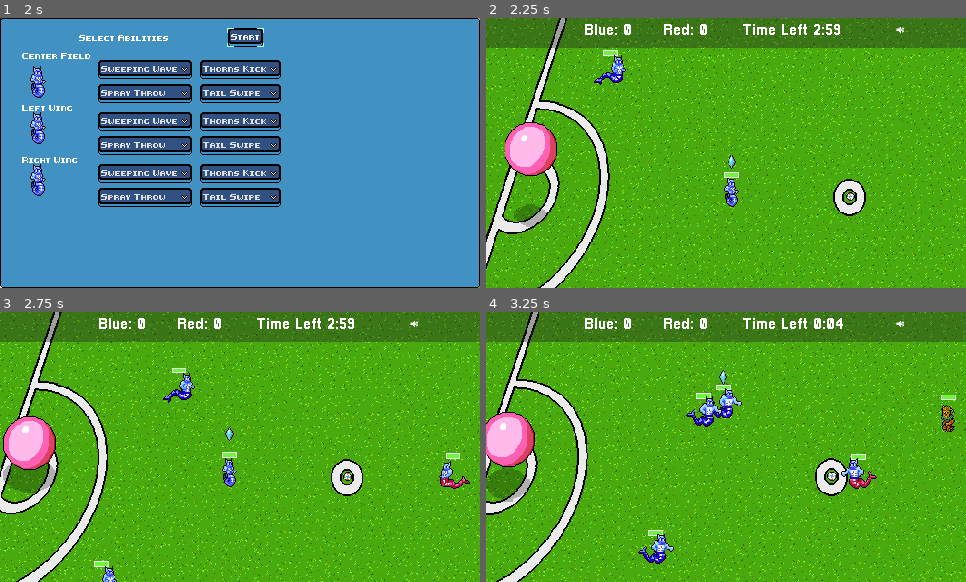
Above: before the commit, frames 1-4 (two rows, left to right).
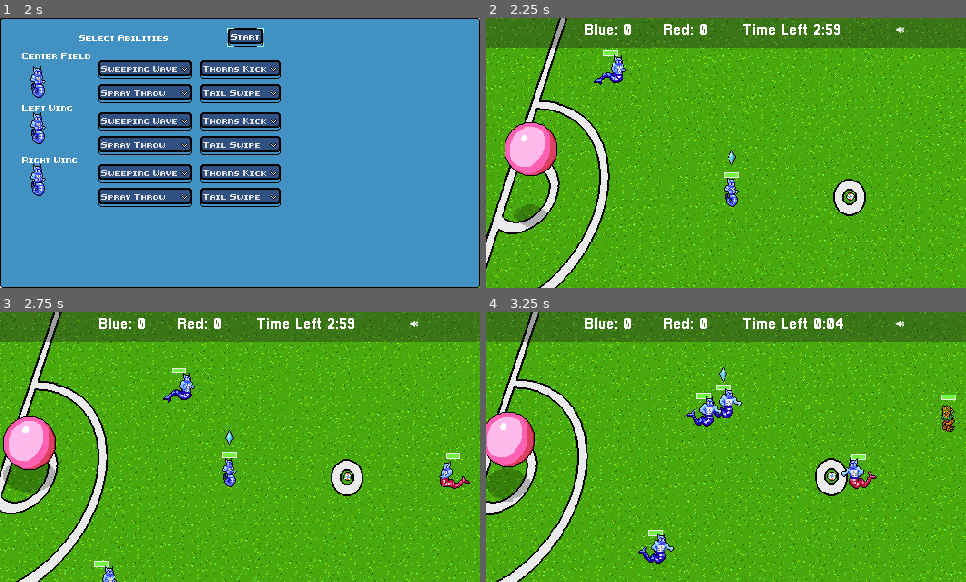
Above: after the commit, the same moments.

Repository: gamkedo-la/Elementaball
Game: Godot game, scene res://UI/StartMenu.tscn
The game is run twice, just before and just after one commit, with the same random seed, the same clock (stepped at 60 frames per second) and the same inputs.
Inputs (mouse positions are in pixels of both pictures, inside the frame that each line leads up to):
- Up to frame 1 (2 s): click "New Game" at 0.5 s; click "Next" at 1.25 s
- Up to frame 2 (2.25 s): click "Start" at 2 s
- Up to frame 3 (2.75 s): no input
- Up to frame 4 (3.25 s): move the mouse to (802, 328) at 2.77 s; hold Up (ui_up) from 2.78 s (still down); hold T (time_hack) from 2.78 s (still down)

Frame 1 is identical in both runs. In frame 2, less than 0.1% of the frame differs, in the area x 50-53%, y 48-56%; in frame 3, less than 0.1%; in frame 4, less than 0.1%.

Commit message:
Various console spam fixes

Diff:
--- a/Camera2D.gd
+++ b/Camera2D.gd
@@ -23,7 +23,9 @@
 	add_target(ball)
 # warning-ignore:return_value_discarded
 	SceneController.connect("controlling", self, "set_targets")
+# warning-ignore:return_value_discarded
 	SceneController.connect("inPossession", self, "set_targets")
+# warning-ignore:return_value_discarded
 	SceneController.connect("knockout", self, "remove_target")
 	set_targets(get_node("../Player"))
 
@@ -34,8 +36,10 @@
 
 	var pos = Vector2.ZERO
 	for target in targets:
+		if target == null:
+			remove_target(target, "nullTeam")
 		if target:
-			pos += target.get_position()
+			pos += target.position
 	pos /= targets.size()
 	position = lerp(position, pos, move_speed)
 
@@ -52,7 +56,6 @@
 	zoom = lerp(zoom, Vector2.ONE * zoomTarget, zoom_speed)
 
 func set_targets(player):
-	set_process(false)
 	if player:
 		if player.inPossession:
 			targets = [player, player.myGoal]
@@ -60,19 +63,17 @@
 			targets = [player, ball]
 	var playerTeam = get_tree().get_nodes_in_group("player_team")
 	for player in playerTeam:
-		if player.controlling:
+		if player != null and player.controlling:
 			if !player in targets:
 				add_target(player)
 		elif !player.inPossession:
 			remove_target(player, playerTeam)
-	set_process(true)
 
 func add_target(target):
 	if target and not target in targets:
 		targets.append(target)
 
-func remove_target(target, team):
-	set_process(false)
+func remove_target(target, _team):
 	if target in targets:
 		targets.erase(target)
 	if !ball in targets:
@@ -82,4 +83,3 @@
 		if player.controlling and player != target:
 			if !player in targets:
 				add_target(player)
-	set_process(true)
--- a/MatchStatusAnims.gd
+++ b/MatchStatusAnims.gd
@@ -7,8 +7,11 @@
 
 # Called when the node enters the scene tree for the first time.
 func _ready():
+# warning-ignore:return_value_discarded
 	SceneController.connect("goalScored", self, "goal_scored")
+# warning-ignore:return_value_discarded
 	SceneController.connect("outOfBounds", self, "out")
+# warning-ignore:return_value_discarded
 	SceneController.connect("knockout", self, "KO")
 	animationTree = $AnimationTree.get("parameters/playback")
 
--- a/Node2D.tscn
+++ b/Node2D.tscn
@@ -413,7 +413,7 @@
 
 [node name="AnimatedSprite" parent="Player/Health Bar" index="1"]
 visible = true
-frame = 6
+frame = 5
 
 [node name="AnimationTree" parent="Player" index="1"]
 parameters/playback = SubResource( 1 )
@@ -430,7 +430,7 @@
 starting_stats = ExtResource( 10 )
 
 [node name="AnimatedSprite" parent="Player2/Health Bar" index="1"]
-frame = 6
+frame = 5
 
 [node name="AnimationTree" parent="Player2" index="1"]
 parameters/playback = SubResource( 2 )
@@ -445,7 +445,7 @@
 starting_stats = ExtResource( 10 )
 
 [node name="AnimatedSprite" parent="Player3/Health Bar" index="1"]
-frame = 6
+frame = 5
 
 [node name="AnimationTree" parent="Player3" index="1"]
 parameters/playback = SubResource( 3 )
@@ -458,6 +458,7 @@
 z_index = 3
 frames = SubResource( 16 )
 animation = "plant ball"
+frame = 1
 playing = true
 script = ExtResource( 16 )
 
@@ -537,7 +538,7 @@
 
 [node name="AnimatedSprite" parent="Enemy/Health Bar" index="1"]
 position = Vector2( 7.8787, -8.25085 )
-frame = 4
+frame = 3
 
 [node name="AnimationTree" parent="Enemy" index="5"]
 parameters/playback = SubResource( 17 )
@@ -562,7 +563,7 @@
 margin_bottom = -21.0
 
 [node name="AnimatedSprite" parent="Enemy3/Health Bar" index="1"]
-frame = 4
+frame = 3
 
 [node name="AnimationTree" parent="Enemy3" index="5"]
 parameters/playback = SubResource( 18 )
@@ -584,7 +585,7 @@
 margin_bottom = -21.0
 
 [node name="AnimatedSprite" parent="Enemy2/Health Bar" index="1"]
-frame = 4
+frame = 3
 
 [node name="EnemyCollider" parent="Enemy2" index="3"]
 rotation = 1.52987
--- a/Players/AIPlayer.gd
+++ b/Players/AIPlayer.gd
@@ -5,6 +5,7 @@
 onready var initialScale = scale
 var destination = Vector2()
 var previousPosition = position
+var speedMod = 1.3
 var speedModified = false
 
 #States for defense
@@ -80,6 +81,7 @@
 	SceneController.connect("blocking", self, "toggle_blocking")
 # warning-ignore:return_value_discarded
 	SceneController.connect("outOfBounds", self, "out_of_bounds")
+# warning-ignore:return_value_discarded
 	SceneController.connect("knockout", self, "check_KO_targets")
 	initialize_stats(starting_stats)
 
@@ -297,7 +299,7 @@
 			set_physics_process(true)
 
 func out_of_bounds():
-	if tacklingInProgress:
+	if tacklerIsSelf:
 		tackle_ended()
 
 	outOfBounds = true
@@ -455,7 +457,8 @@
 func tackle_ended():
 	if speedModified:
 		speedModified = false
-		speed = speed/2
+# warning-ignore:integer_division
+		speed = speed/speedMod
 	if inPossession == false:
 		if blockingInProgress:
 			yield(SceneController, "blocking")
@@ -474,7 +477,7 @@
 func check_steal():
 	if !speedModified:
 		speedModified = true
-		speed = speed * 2
+		speed = speed * speedMod
 	if _check_collisions() and _check_collisions() == ball.playerInPossession:
 		if self.controlling and !ball.selecting:
 			#Bring up the Tackle Menu to let the player choose an ability
@@ -509,7 +512,7 @@
 	yield(cooldownTimer, "timeout")
 	stealCooldown = false
 
-func check_KO_targets(player, team):
+func check_KO_targets(player, _team):
 	if player == enemyInZone:
 		enemyInZone = null
 
--- a/Players/Player.tscn
+++ b/Players/Player.tscn
@@ -955,7 +955,7 @@
 margin_bottom = -22.4966
 
 [node name="AnimatedSprite" parent="Health Bar" index="1"]
-frame = 8
+frame = 0
 
 [node name="AnimationTree" parent="." instance=ExtResource( 5 )]
 tree_root = SubResource( 37 )
--- a/Players/SteeringNode.gd
+++ b/Players/SteeringNode.gd
@@ -28,7 +28,7 @@
 		var angle = i * 2 * PI / num_rays
 		ray_directions[i] = Vector2.RIGHT.rotated(angle)
 
-func steer(delta):
+func steer(_delta):
 	set_interest()
 	set_danger()
 	choose_direction()
--- a/SaveSystem.gd
+++ b/SaveSystem.gd
@@ -39,7 +39,7 @@
 	# during loading. This will vary wildly depending on the needs of a
 	# project, so take care with this step.
 	# For our example, we will accomplish this by deleting saveable objects.
-	var save_nodes = get_tree().get_nodes_in_group("Persist")
+	#var save_nodes = get_tree().get_nodes_in_group("Persist")
 	#for i in save_nodes:
 	#	i.queue_free()
 
--- a/Scene Controller.gd
+++ b/Scene Controller.gd
@@ -15,9 +15,13 @@
 signal knockout(player, team)
 # warning-ignore:unused_signal
 signal allKO(winningTeam)
+# warning-ignore:unused_signal
 signal pitchSet(pitch)
+# warning-ignore:unused_signal
 signal winner(winner)
+# warning-ignore:unused_signal
 signal gameLoaded()
+# warning-ignore:unused_signal
 signal champion()
 
 var playerIndex = 0
--- a/Sounds/AudioQueen.gd
+++ b/Sounds/AudioQueen.gd
@@ -2,18 +2,23 @@
 
 # warning-ignore:unused_signal
 signal playSound(sound)
+# warning-ignore:unused_signal
 signal stopSound(sound)
 
 func _ready():
 	pause_mode = Node.PAUSE_MODE_PROCESS
 	# when _ready is called, there might already be nodes in the tree, so connect all existing buttons
 	connect_buttons(get_tree().root)
+# warning-ignore:return_value_discarded
 	get_tree().connect("node_added", self, "_on_SceneTree_node_added")
+# warning-ignore:return_value_discarded
 	SceneController.connect("knockout", self, "play_KO")
+# warning-ignore:return_value_discarded
 	SceneController.connect("outOfBounds", self, "short_whistle")
 
 # warning-ignore:return_value_discarded
 	connect("playSound", self, "play_sound")
+# warning-ignore:return_value_discarded
 	connect("stopSound", self, "stop_sound")
 	play_sound("Menu Music")
 
--- a/TournamentStandings.gd
+++ b/TournamentStandings.gd
@@ -7,7 +7,9 @@
 var selectedPitch
 
 func _ready():
+# warning-ignore:return_value_discarded
 	SceneController.connect("pitchSet", self, "set_pitch")
+# warning-ignore:return_value_discarded
 	SceneController.connect("winner", self, "save_win")
 
 func set_pitch(pitch):
--- a/UI/MuteButton.gd
+++ b/UI/MuteButton.gd
@@ -5,7 +5,7 @@
 export var unmutedIcon : Texture
 
 
-func _process(delta):
+func _process(_delta):
 	if Input.is_action_pressed("ui_mute"):
 		_on_MuteButton_pressed()
 
--- a/UI/Player Select Menu/Champion.gd
+++ b/UI/Player Select Menu/Champion.gd
@@ -8,6 +8,7 @@
 
 # Called when the node enters the scene tree for the first time.
 func _ready():
+# warning-ignore:return_value_discarded
 	SceneController.connect("champion", self, "set_champion")
 
 func set_champion():
--- a/UI/StartButton.gd
+++ b/UI/StartButton.gd
@@ -17,4 +17,5 @@
 
 
 func _on_StartButton_pressed():
+# warning-ignore:return_value_discarded
 	get_tree().change_scene("res://Node2D.tscn")
--- a/UI/StartMenu.tscn
+++ b/UI/StartMenu.tscn
@@ -823,7 +823,6 @@
 position = Vector2( 616.5, 306 )
 
 [connection signal="pressed" from="MainMenu/Control/MarginContainer/HBoxContainer/MenuButtons/Start/StartButton" to="MainMenu/Control/MarginContainer/HBoxContainer/MenuButtons/Start/StartButton" method="_on_StartButton_pressed"]
-[connection signal="ready" from="MainMenu/Control/MarginContainer/HBoxContainer/MenuButtons/Start/StartButton" to="MainMenu/Control/CreditsPanel" method="_on_StartButton_ready"]
 [connection signal="pressed" from="MainMenu/Control/MarginContainer/HBoxContainer/MenuButtons/Credits/CreditsButton" to="MainMenu/Control/CreditsPanel" method="_on_CreditsButton_pressed"]
 [connection signal="pressed" from="MainMenu/Control/MarginContainer/HBoxContainer/MenuButtons/Quit/QuitButton" to="MainMenu/Control/MarginContainer/HBoxContainer/MenuButtons/Quit/QuitButton" method="_on_QuitButton_pressed"]
 [connection signal="creditsClosing" from="MainMenu/Control/CreditsPanel" to="." method="_on_CreditsPanel_creditsClosing"]
